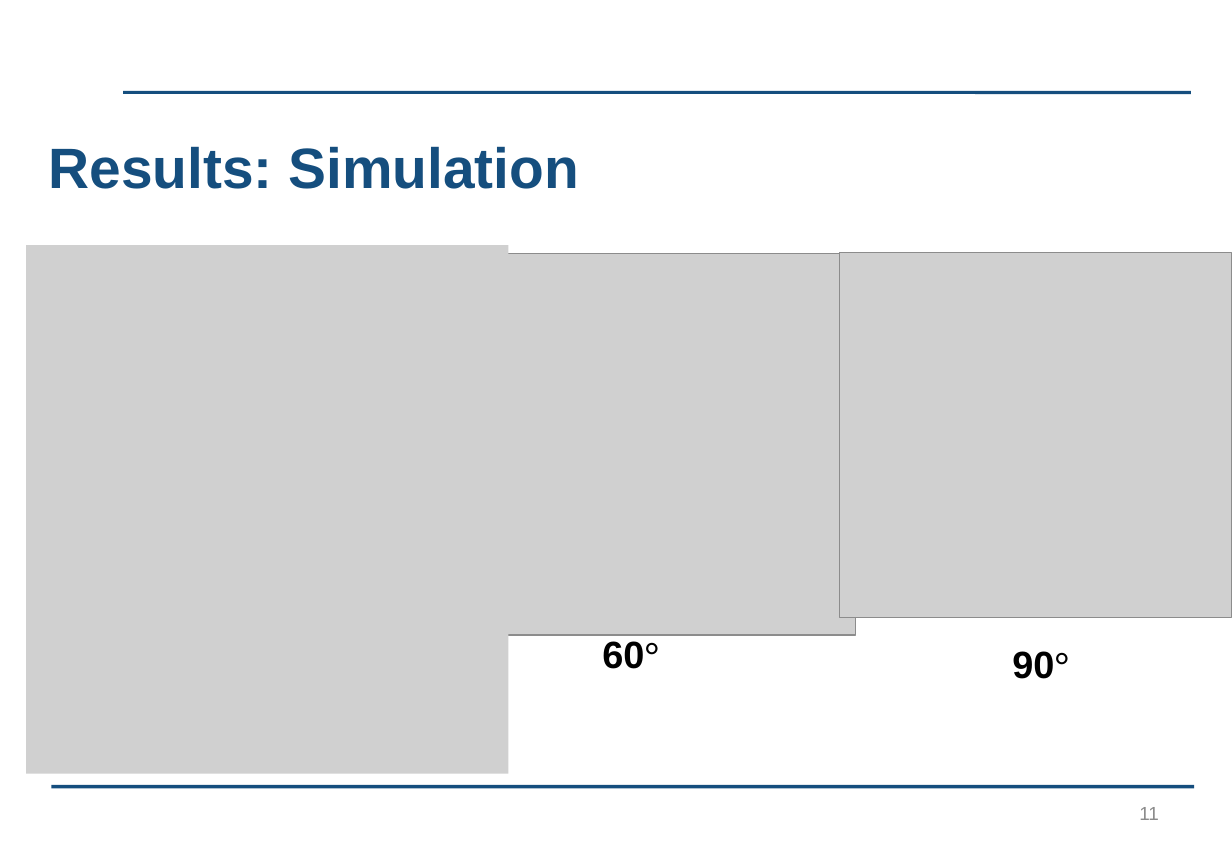
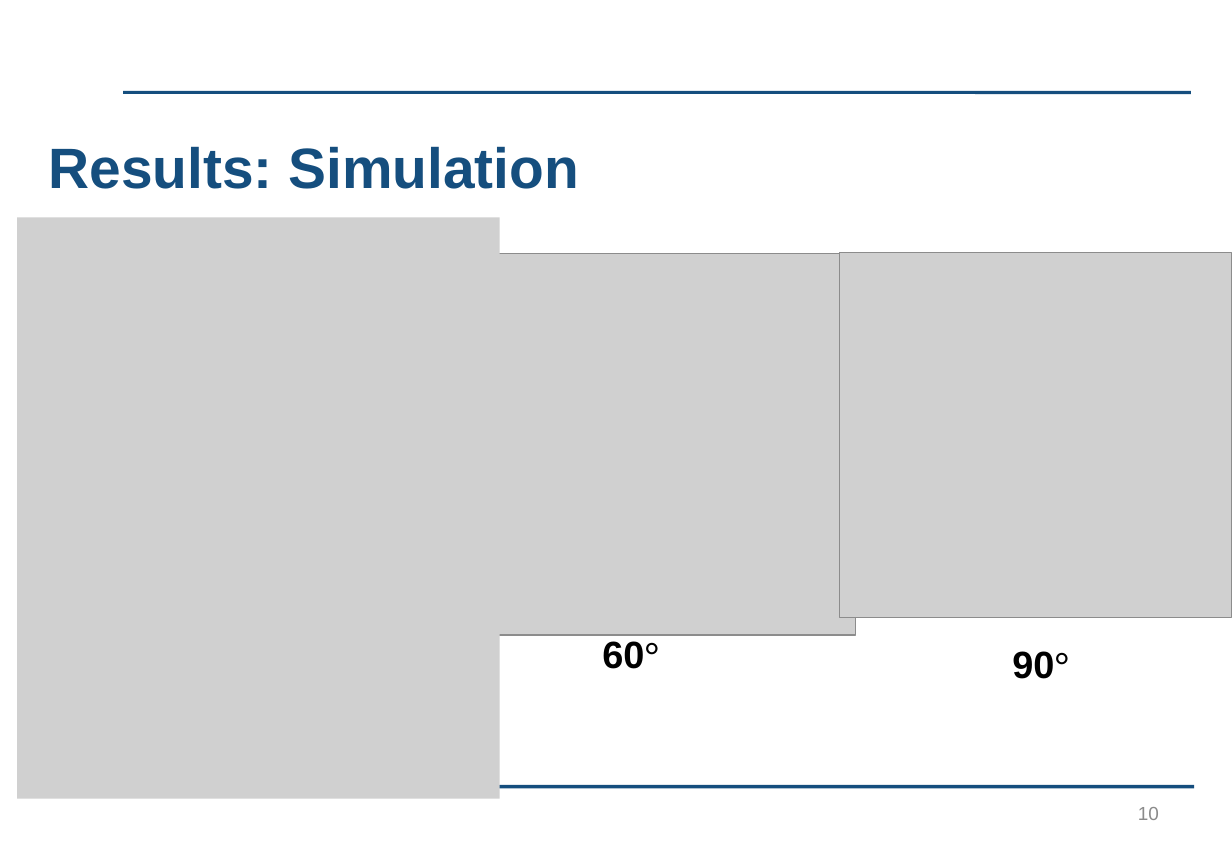
Before and after one commit to kayjayB/I_cant_hear_you, a slide deck: slide 10 of Presentation/Lab Project Presentation.pptx (slide 11 before the commit). Drawn at 1232x853 pixels with LibreOffice and Linux fonts; fonts in the diff are those of the drawing; grey boxes stand for pictures; background and template pictures are left out. Boxes give left, top, right and bottom in pixels: in the first picture for what was removed or moved away, otherwise in the second. Text is boxed around its words. In the diff, an @@ line names an element or a change of style, - is before the commit and + after.

```diff
--- a/Presentation/Lab Project Presentation.pptx
+++ b/Presentation/Lab Project Presentation.pptx
@@ picture: place and size @@
-picture at (26,246,508,775)
+picture at (17,217,499,799)
@@ page number at (1138,807,1159,820): text changed @@
-11
+10
```
Also in this commit, not shown: 10 other slides changed, 1 slide removed, 1 other file.
